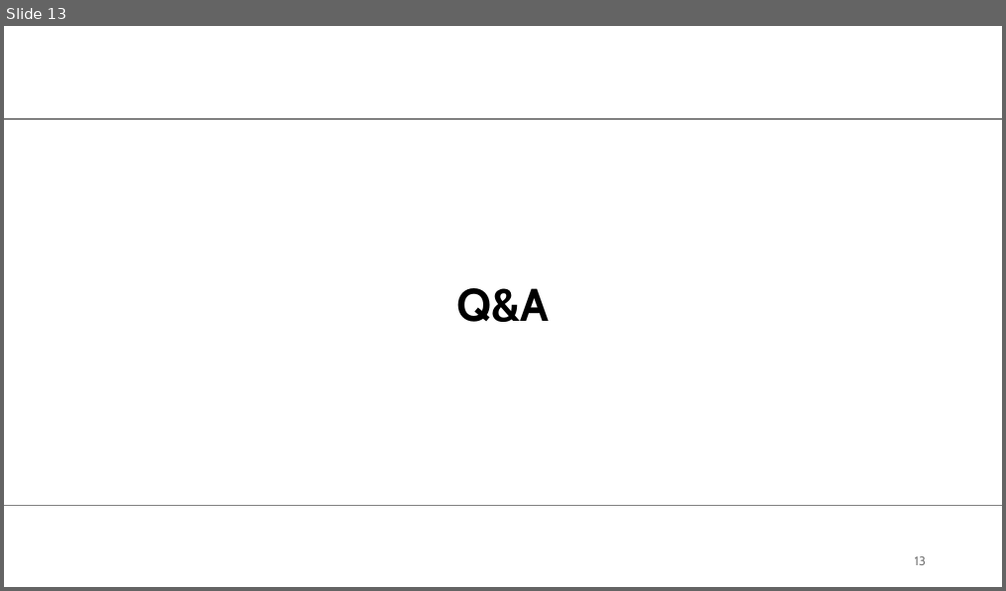
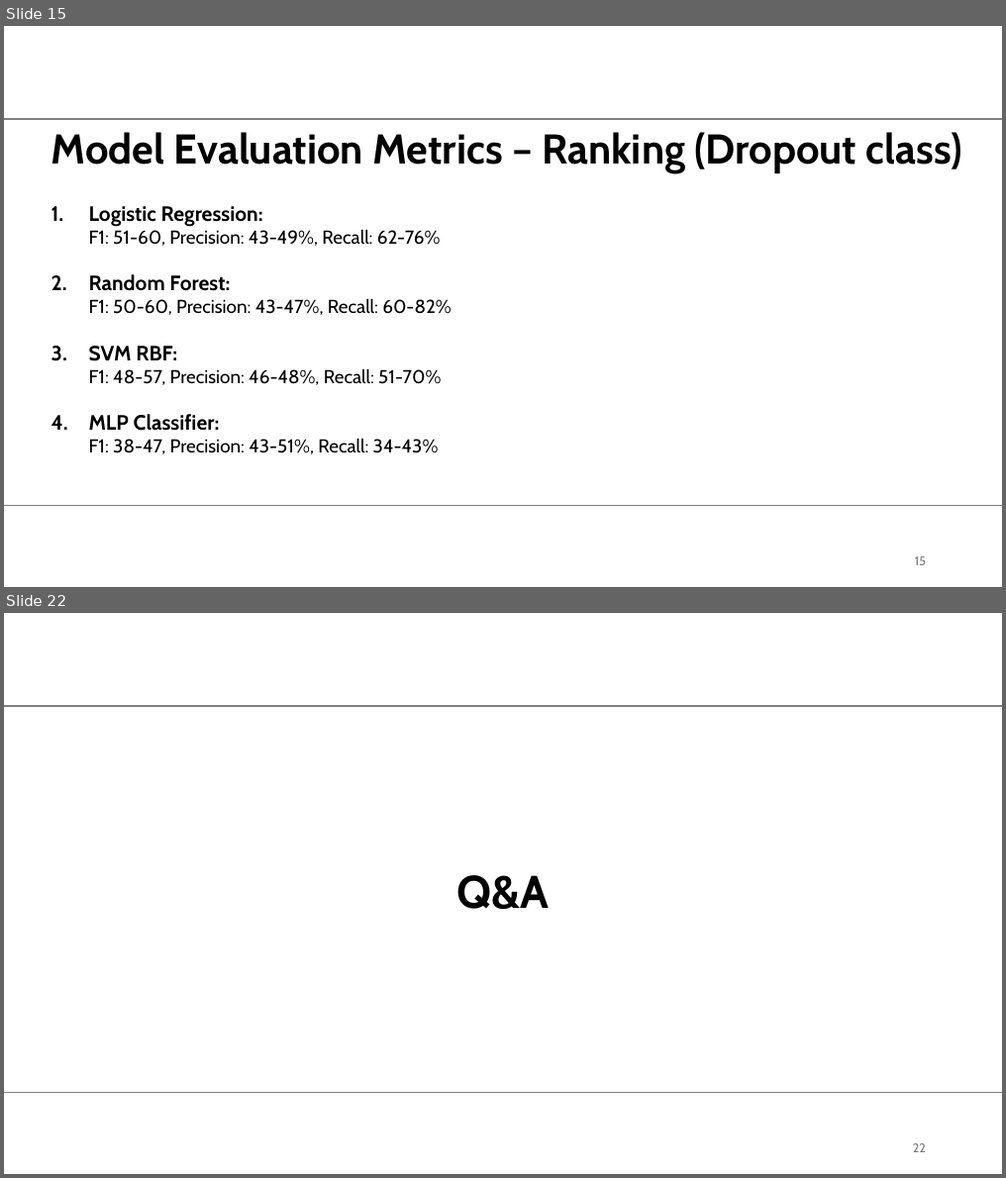
Before and after one commit to MScProjs/MScProject2025-Ali-Suhail, a slide deck: documents/presentation drafts/2605549_presentation.pptx. Shown one above the other, each under a label of ours: slide 13 before the commit, slides 15 and 22 after it; the slides between them are not shown. The pictures are 1006x591 and 1006x1178 pixels, drawn with LibreOffice and Linux fonts; fonts in the diff are those of the drawing; background and template pictures are left out. Boxes give left, top, right and bottom in pixels: in the first picture for what was removed or moved away, otherwise in the second. Text is boxed around its words. In the diff, an @@ line names an element or a change of style, - is before the commit and + after.

```diff
--- a/documents/presentation drafts/2605549_presentation.pptx
+++ b/documents/presentation drafts/2605549_presentation.pptx
@@ slide 15 added at [4, 26, 1002, 587], background #FFFFFF; not listed: 2 template elements that a slide beside it also shows @@
@@ title added at [52, 132, 962, 174], 40 pt, text #000000, bold @@
+Model Evaluation Metrics – Ranking (Dropout class)
@@ text added at [89, 206, 451, 455], 18 pt, text #000000 @@
+1. Logistic Regression:
+   F1: 51-60, Precision: 43-49%, Recall: 62-76%
+2. Random Forest:
+   F1: 50-60, Precision: 43-47%, Recall: 60-82%
+3. SVM RBF:
+   F1: 48-57, Precision: 46-48%, Recall: 51-70%
+4. MLP Classifier:
+   F1: 38-47, Precision: 43-51%, Recall: 34-43%
@@ page number added at [915, 557, 926, 566], 12 pt, text #797979 @@
+15
@@ what was slide 13 is now slide 22 @@
@@ page number at [913, 1144, 926, 1153]: text changed @@
-13
+22
```
Also in this commit, not shown: 7 slides changed, 12 other slides added, 4 slides removed, 1 other file.
